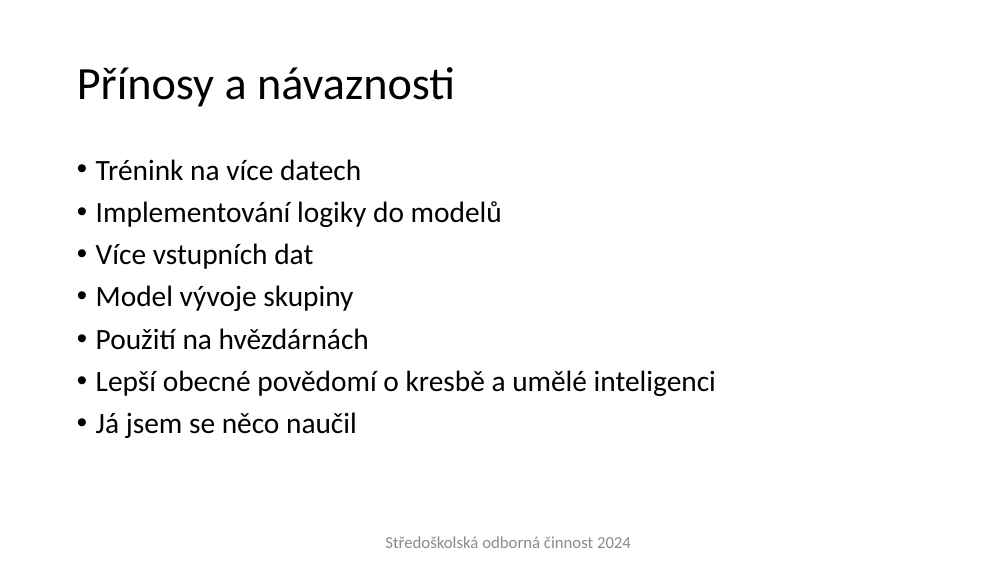
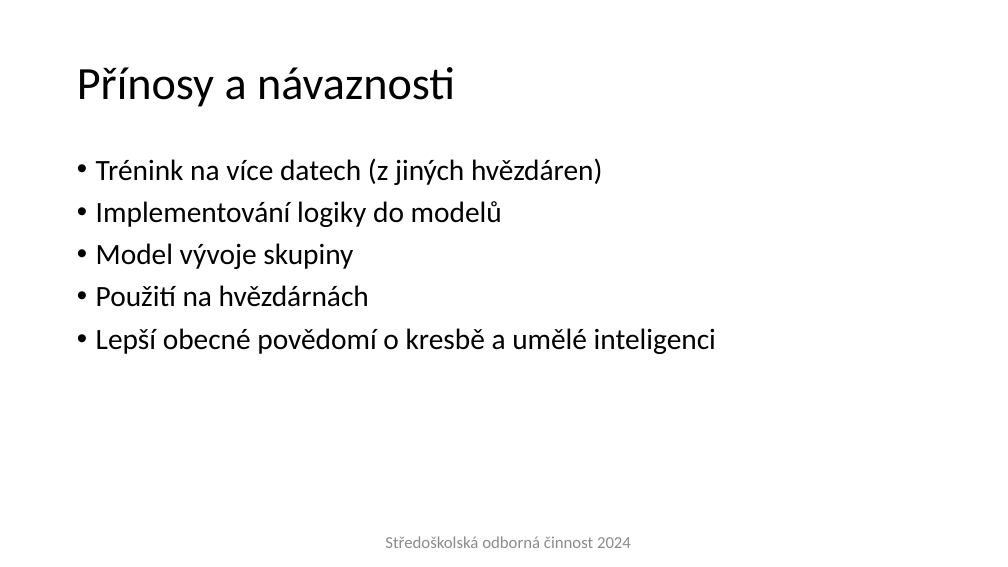
Before and after one commit to Plice13/LunarEagle, a slide deck: slide 9 of SOC - prezentace.pptx. Drawn at 1008x567 pixels with LibreOffice and Linux fonts; fonts in the diff are those of the drawing; background and template pictures are left out. Boxes give left, top, right and bottom in pixels: in the first picture for what was removed or moved away, otherwise in the second. Text is boxed around its words. In the diff, an @@ line names an element or a change of style, - is before the commit and + after.

```diff
--- a/SOC - prezentace.pptx
+++ b/SOC - prezentace.pptx
@@ text at [96, 158, 602, 185]: text changed @@
-• Trénink na více datech
+• Trénink na více datech (z jiných hvězdáren)
@@ text at [96, 243, 313, 269]: paragraph removed @@
-• Více vstupních dat
@@ text at [96, 412, 357, 438]: paragraph removed @@
-• Já jsem se něco naučil
```
Also in this commit, not shown: 7 other slides changed, 2 other files.
